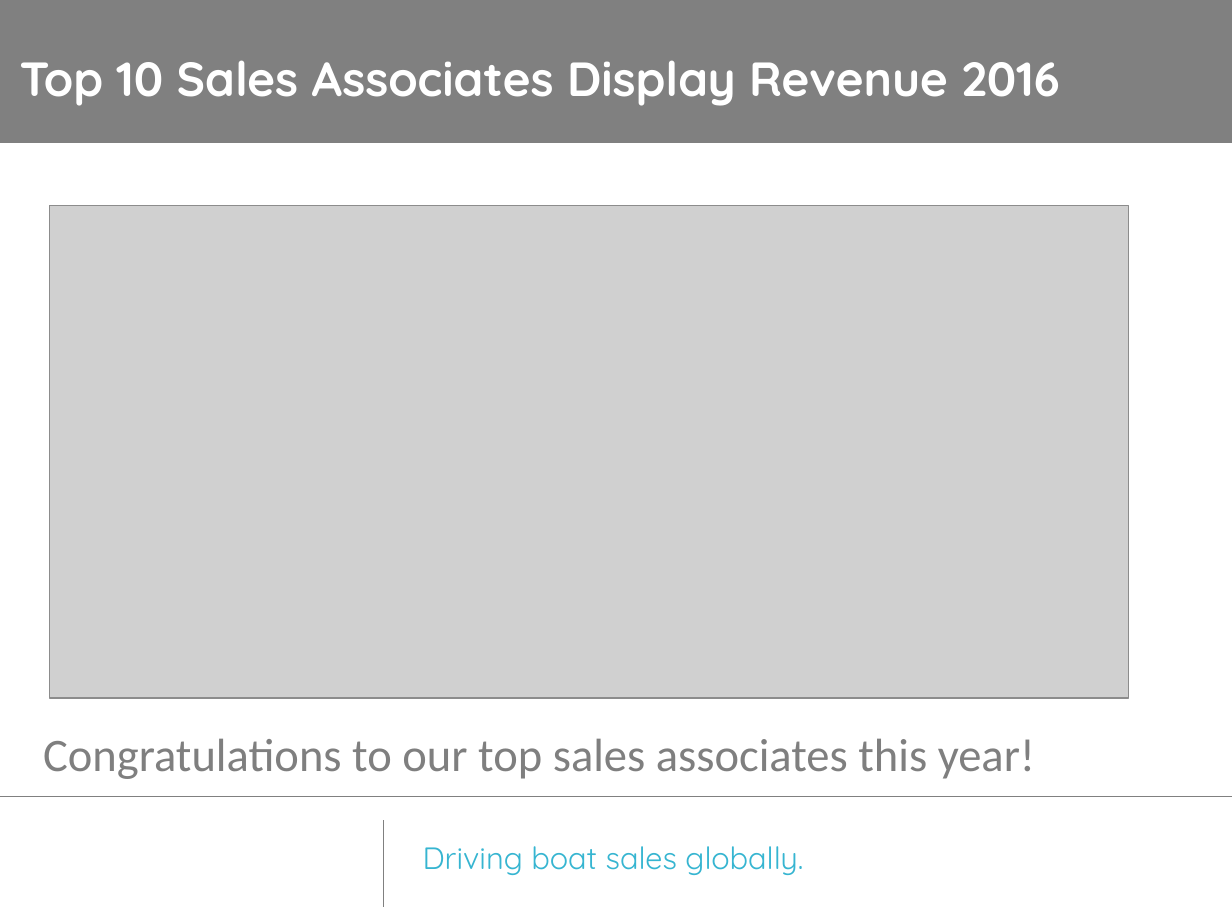
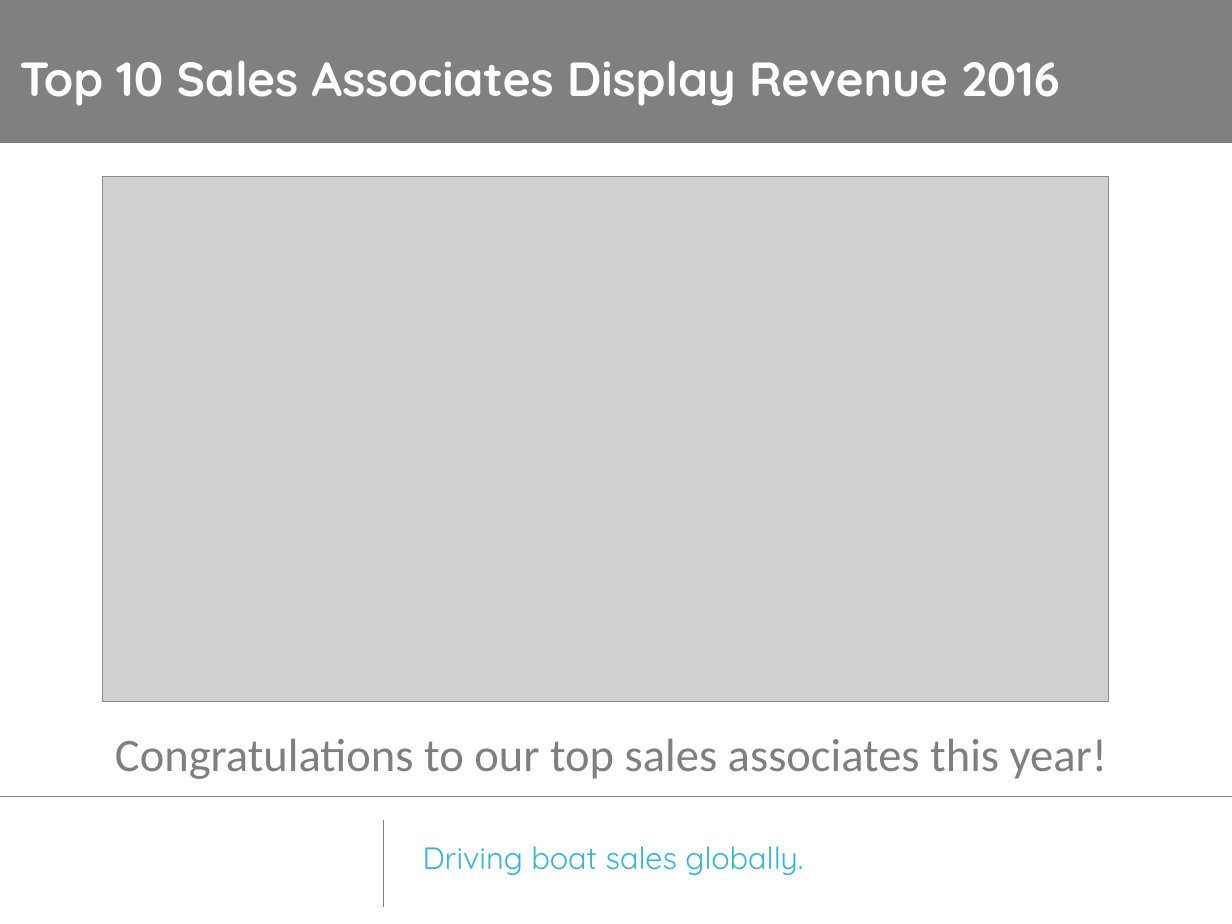
Before and after one commit to cabrossman/boatShowAnalysis_20161101, a slide deck: slide 3 of bannerRec_20161031.pptx. Drawn at 1232x924 pixels with LibreOffice and Linux fonts; fonts in the diff are those of the drawing; grey boxes stand for pictures; background and template pictures are left out. Boxes give left, top, right and bottom in pixels: in the first picture for what was removed or moved away, otherwise in the second. Text is boxed around its words. In the diff, an @@ line names an element or a change of style, - is before the commit and + after.

```diff
--- a/bannerRec_20161031.pptx
+++ b/bannerRec_20161031.pptx
@@ picture: place and size @@
-picture at [49,206,1129,699]
+picture at [102,176,1109,701]
@@ text "Congratulations to our top sales ...": place and size @@
-text "Congratulations to our top sales ..." at [43,738,1035,779]
+text "Congratulations to our top sales ..." at [115,738,1107,779]
```
Also in this commit, not shown: 2 other files.
